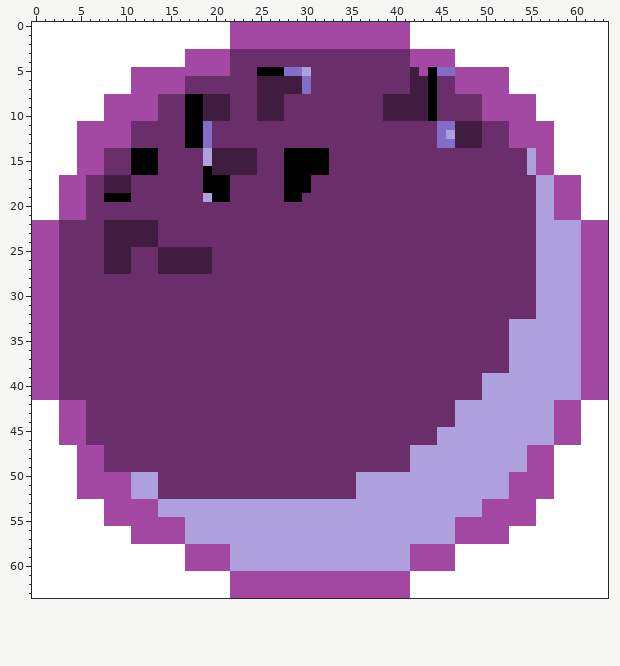
A pixel-art sprite gets an edit: Assets/Resources/GolfBall/golfPurple.png. Above: the version before the commit.
The file is 64x64 pixels.
After the commit:
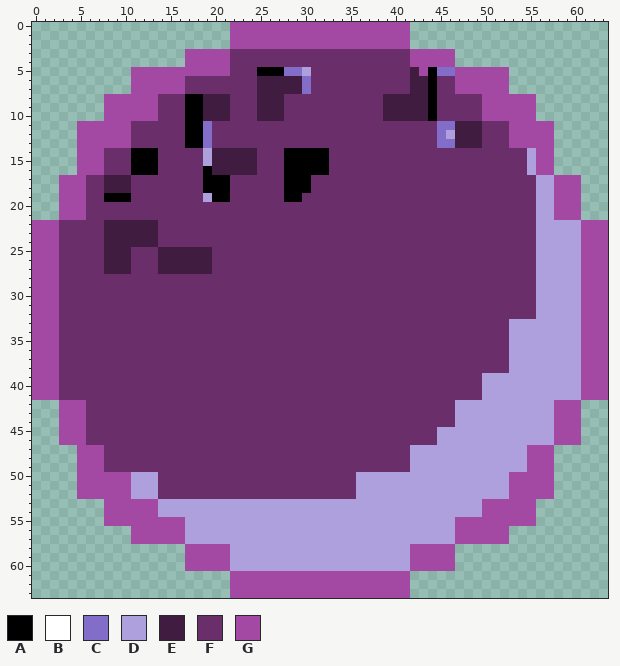
Palette (. is transparent): A #000000  B #ffffff  C #826dc9  D #aea0dc  E #401c40  F #6a2f6a  G #a349a4
Change:
Colour B is removed in rows 0 to 2 at x 0 to 21 and 42 to 63; in rows 3 to 4 at x 0 to 16 and 47 to 63; in rows 5 to 7 at x 0 to 10 and 53 to 63; in rows 8 to 10 at x 0 to 7 and 56 to 63; in rows 11 to 16 at x 0 to 4 and 58 to 63; in rows 17 to 21 at x 0 to 2 and 61 to 63.
Colour B is removed in rows 42 to 46 at x 0 to 2 and 61 to 63; in rows 47 to 52 at x 0 to 4 and 58 to 63; in rows 53 to 55 at x 0 to 7 and 56 to 63; in rows 56 to 57 at x 0 to 10 and 53 to 63; in rows 58 to 60 at x 0 to 16 and 47 to 63; in rows 61 to 63 at x 0 to 21 and 42 to 63.
Pixel boxes of the changes (left, top, right, bottom) in both pictures:
erased: (32, 22, 230, 220)
erased: (410, 22, 608, 220)
erased: (32, 400, 230, 598)
erased: (410, 400, 608, 598)
